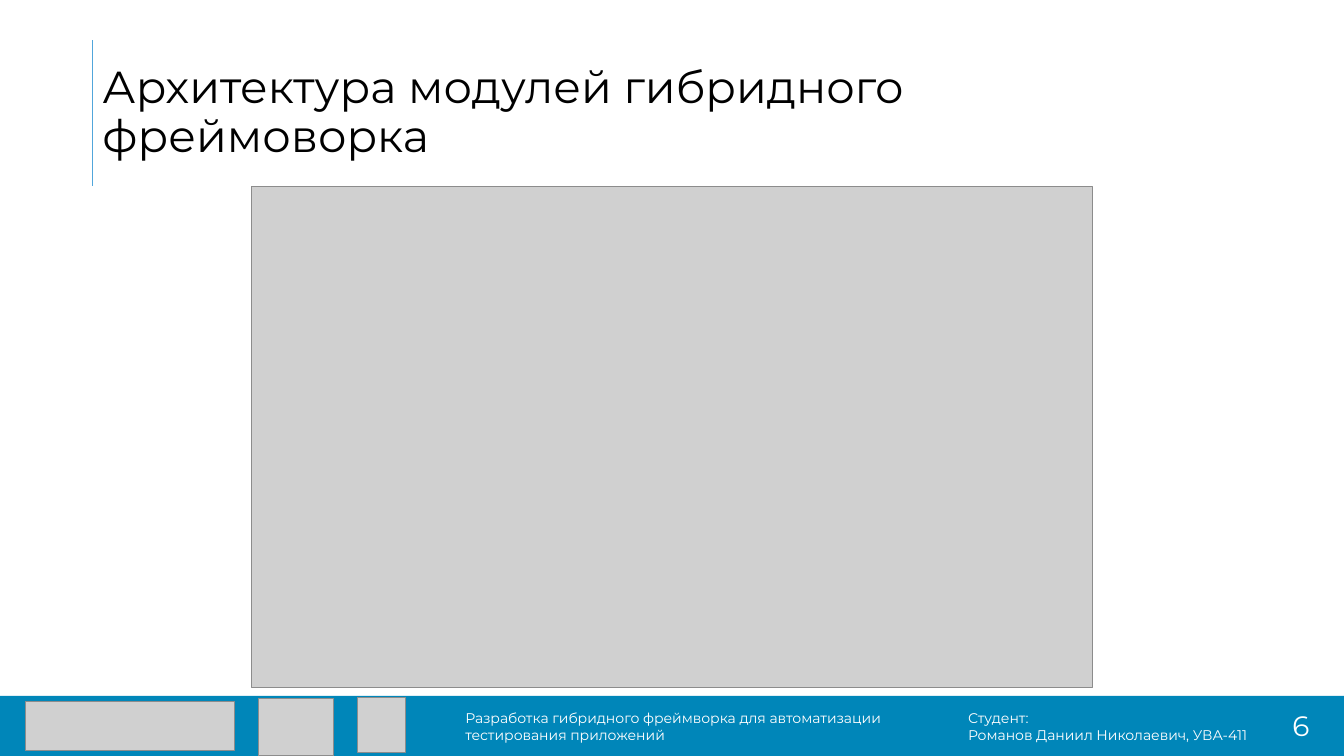
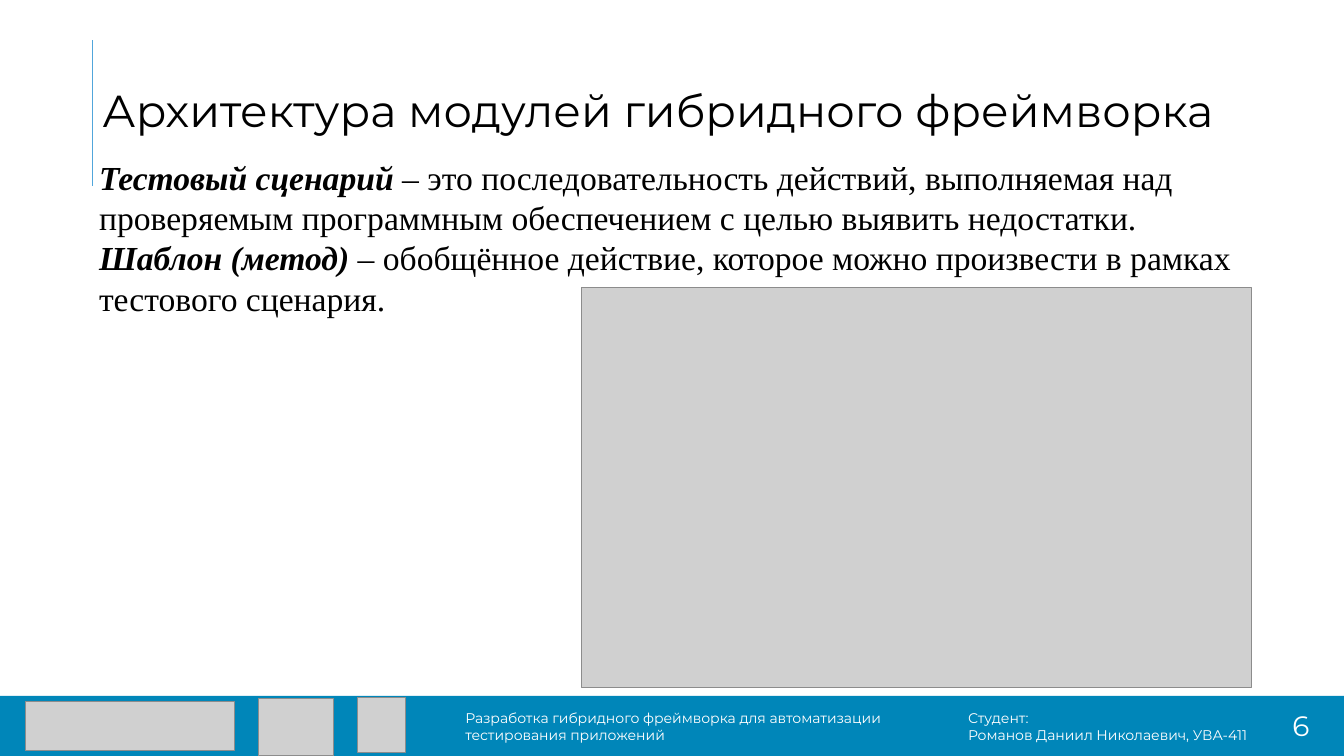
Before and after one commit to DanielRomanoff/practice, a slide deck: slide 6 of презентация.pptx. Drawn at 1344x756 pixels with LibreOffice and Linux fonts; fonts in the diff are those of the drawing; grey boxes stand for pictures. Boxes give left, top, right and bottom in pixels: in the first picture for what was removed or moved away, otherwise in the second. Text is boxed around its words. In the diff, an @@ line names an element or a change of style, - is before the commit and + after.

```diff
--- a/презентация.pptx
+++ b/презентация.pptx
@@ title at box(102, 93, 1213, 136): text changed @@
-Архитектура модулей гибридного фреймоворка
+Архитектура модулей гибридного фреймворка
@@ text added at box(99, 166, 1230, 317), 24 pt, text #000000 @@
+Тестовый сценарий – это последовательность действий, выполняемая над проверяемым программным обеспечением с целью выявить недостатки.
+Шаблон (метод) – обобщённое действие, которое можно произвести в рамках тестового сценария.
@@ picture: place and size @@
-picture at box(252, 187, 1093, 688)
+picture at box(581, 287, 1251, 688)
```
Also in this commit, not shown: 4 other slides changed, 2 slides added, 3 other files.
